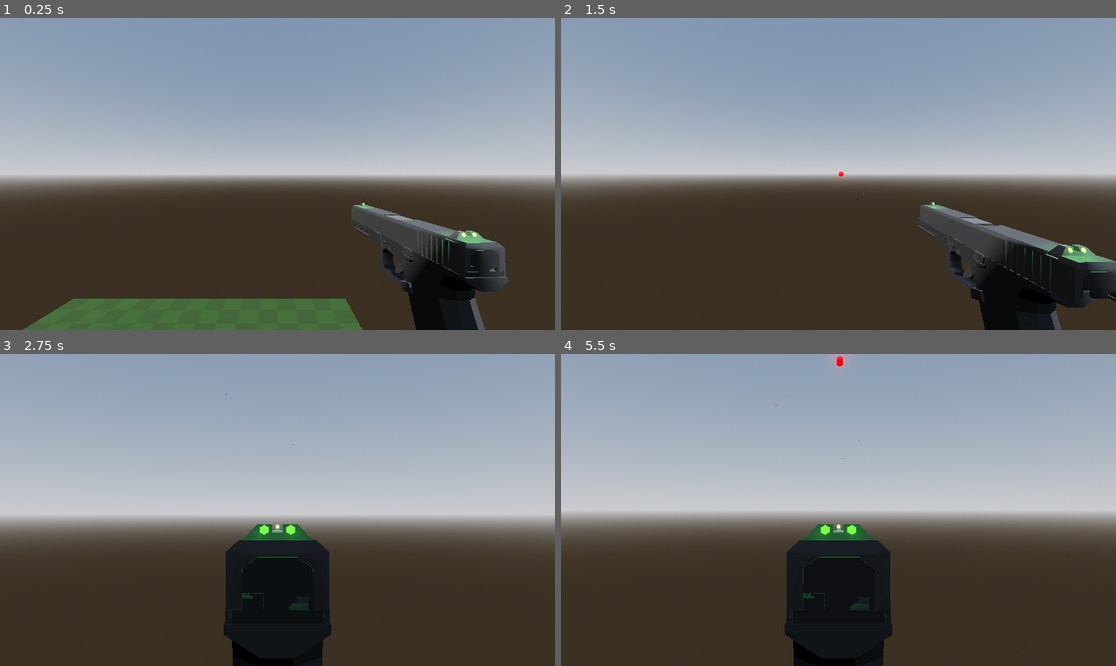
Above: before the commit, frames 1-4 (two rows, left to right).
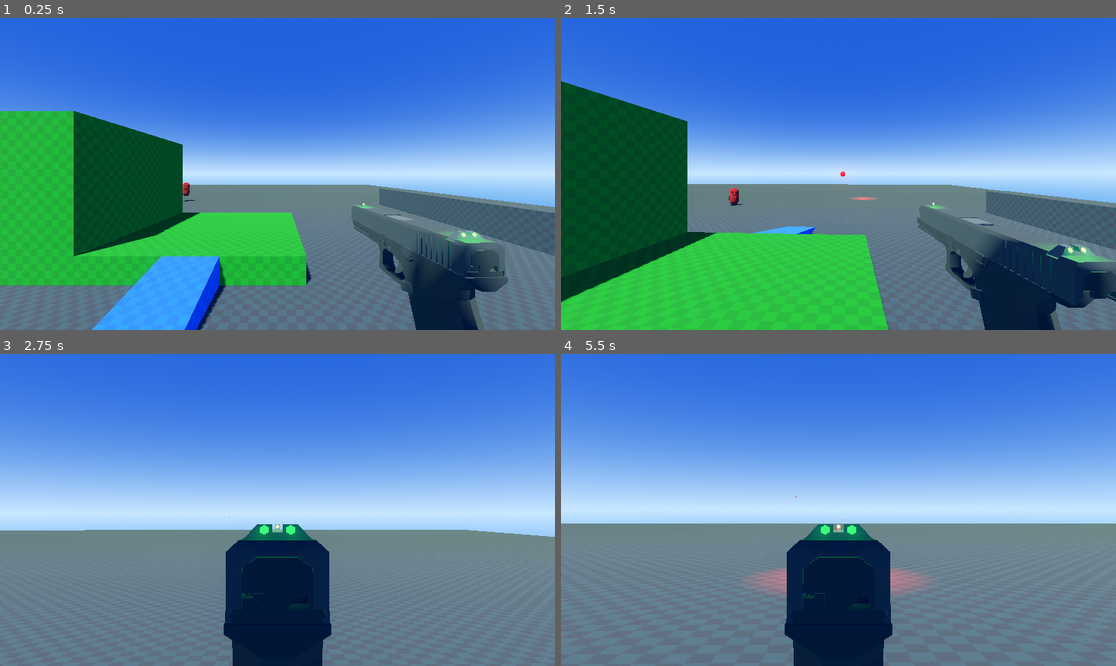
Above: after the commit, the same moments.

Repository: DavidLee36/rough-draft
Game: Godot game, scene res://scenes/levels/Level1.tscn
Same seed, same stepped clock (60 frames per second), same inputs: the game is played once before the commit and once after it.
Inputs (mouse positions are in pixels of both pictures, inside the frame that each line leads up to):
- Up to frame 1 (0.25 s): no input
- Up to frame 2 (1.5 s): move the mouse to (866, 174) at 0.52 s; hold Right mouse button (aim) 0.53-1.28 s; hold W (forward) from 0.53 s (still down); tap Space (jump) at 0.77 s; click (866, 174) at 0.8 s; move the mouse to (810, 174) at 1.27 s; click (810, 174) at 1.35 s
- Up to frame 3 (2.75 s): keep holding W (forward); tap Space (jump) at 1.52 s; right-click (249, 510) at 1.55 s; move the mouse to (288, 503) at 2.02 s; hold Right mouse button (aim) from 2.03 s (still down); click (288, 503) at 2.3 s
- Up to frame 4 (5.5 s): keep holding W (forward); move the mouse to (832, 516) at 2.77 s; release Right mouse button (aim) at 2.78 s; tap Shift (bullet_time) at 2.85 s; tap Space (jump) at 3.02, 3.77, 4.52 s; right-click (832, 516) at 3.05 s; move the mouse to (877, 513) at 3.52 s; hold G (mouse_capture) 3.53-4.28 s; click (877, 513) at 3.8 s; move the mouse to (794, 506) at 4.27 s; click (794, 506) at 4.35 s; right-click (794, 506) at 4.55 s; move the mouse to (844, 510) at 5.02 s; hold Right mouse button (aim) from 5.03 s (still down); click (844, 510) at 5.3 s

The runs differ from the first frame. In frame 1, 99% of the frame differs, in the area x 0-100%, y 0-100%; in frame 2, 99%; in frame 3, 100%; in frame 4, 100%.

Commit message:
environment adjustments and initial sounds

Diff:
--- a/scenes/equipment/pistol.tscn
+++ b/scenes/equipment/pistol.tscn
@@ -2,6 +2,7 @@
 
 [ext_resource type="PackedScene" uid="uid://bu8bnki7esv6a" path="res://assets/guns/low-poly_g17.glb" id="1_6aslv"]
 [ext_resource type="Script" uid="uid://bm7y4uia5nhcu" path="res://scripts/equipment/pistol.gd" id="2_tm5ee"]
+[ext_resource type="AudioStream" uid="uid://bemng6gy6jbdx" path="res://assets/sounds/647594__oneshotofficial__9mm-pistol-rapid-fire-10-shots.wav" id="3_tm5ee"]
 
 [sub_resource type="Animation" id="Animation_1e3ry"]
 length = 0.001
@@ -110,3 +111,7 @@
 light_color = Color(0, 1, 0, 1)
 omni_range = 0.1
 omni_attenuation = 0.05
+
+[node name="AudioStreamPlayer3D" type="AudioStreamPlayer3D" parent="." index="5" unique_id=101903611]
+transform = Transform3D(10, 0, 0, 0, 10, 0, 0, 0, 10, 0, 0, 0)
+stream = ExtResource("3_tm5ee")
--- a/scenes/levels/Level1.tscn
+++ b/scenes/levels/Level1.tscn
@@ -5,10 +5,15 @@
 [ext_resource type="Texture2D" uid="uid://c12rgicks8vt4" path="res://addons/proto-csgs/textures/dark/texture_08.png" id="5_68ib6"]
 [ext_resource type="PackedScene" uid="uid://vy48kj58lixm" path="res://scenes/characters/enemy_capsule.tscn" id="5_76cw8"]
 [ext_resource type="Texture2D" uid="uid://cxlqbjshgfnma" path="res://addons/proto-csgs/textures/light/texture_08.png" id="5_m00rq"]
+[ext_resource type="PackedScene" uid="uid://hcs1k41pp446" path="res://addons/proto-csgs/proto_csg_polygon_3d.tscn" id="6_76cw8"]
 
 [sub_resource type="ProceduralSkyMaterial" id="ProceduralSkyMaterial_5jgm0"]
-sky_horizon_color = Color(0.66224277, 0.6717428, 0.6867428, 1)
-ground_horizon_color = Color(0.66224277, 0.6717428, 0.6867428, 1)
+sky_top_color = Color(0.12, 0.28, 0.72, 1)
+sky_horizon_color = Color(0.62, 0.78, 0.98, 1)
+sky_curve = 0.09
+ground_bottom_color = Color(0.22, 0.45, 0.82, 1)
+ground_horizon_color = Color(0.62, 0.78, 0.98, 1)
+ground_curve = 0.05
 
 [sub_resource type="Sky" id="Sky_36ke7"]
 sky_material = SubResource("ProceduralSkyMaterial_5jgm0")
@@ -16,43 +21,59 @@
 [sub_resource type="Environment" id="Environment_riv1q"]
 background_mode = 2
 sky = SubResource("Sky_36ke7")
+ambient_light_source = 3
+ambient_light_energy = 1.2
 tonemap_mode = 2
+tonemap_exposure = 1.1
 glow_enabled = true
+glow_intensity = 0.6
+glow_bloom = 0.08
+fog_aerial_perspective = 0.25
 
-[sub_resource type="StandardMaterial3D" id="StandardMaterial3D_68ib6"]
+[sub_resource type="StandardMaterial3D" id="StandardMaterial3D_76cw8"]
+resource_local_to_scene = true
+albedo_texture = ExtResource("5_68ib6")
+uv1_offset = Vector3(0.5, 0.5, 0.5)
+uv1_triplanar = true
+grow = true
+
+[sub_resource type="StandardMaterial3D" id="StandardMaterial3D_m00rq"]
+resource_local_to_scene = true
+albedo_texture = ExtResource("5_68ib6")
+uv1_offset = Vector3(0.5, 0.5, 0.5)
+uv1_triplanar = true
+grow = true
+
+[sub_resource type="StandardMaterial3D" id="StandardMaterial3D_brv20"]
 resource_local_to_scene = true
 albedo_texture = ExtResource("5_68ib6")
 uv1_offset = Vector3(0.5, 0.5, 0.5)
 uv1_triplanar = true
 
-[sub_resource type="StandardMaterial3D" id="StandardMaterial3D_76cw8"]
+[sub_resource type="StandardMaterial3D" id="StandardMaterial3D_7d7pp"]
 resource_local_to_scene = true
-vertex_color_use_as_albedo = true
-albedo_color = Color(0.13725491, 0.22745098, 0.03137255, 1)
+albedo_color = Color(2.2862106e-07, 0.47285253, 6.738305e-07, 1)
 albedo_texture = ExtResource("5_m00rq")
 uv1_offset = Vector3(0.5, 0.5, 0.5)
 uv1_triplanar = true
 
-[sub_resource type="StandardMaterial3D" id="StandardMaterial3D_m00rq"]
+[sub_resource type="StandardMaterial3D" id="StandardMaterial3D_e5nfq"]
 resource_local_to_scene = true
-vertex_color_use_as_albedo = true
-albedo_color = Color(0.13725491, 0.22745098, 0.03137255, 1)
+albedo_color = Color(0.10779586, 0.34480074, 1, 1)
 albedo_texture = ExtResource("5_m00rq")
 uv1_offset = Vector3(0.5, 0.5, 0.5)
 uv1_triplanar = true
 
-[sub_resource type="StandardMaterial3D" id="StandardMaterial3D_brv20"]
+[sub_resource type="StandardMaterial3D" id="StandardMaterial3D_lha2r"]
 resource_local_to_scene = true
-vertex_color_use_as_albedo = true
-albedo_color = Color(0.13725491, 0.22745098, 0.03137255, 1)
+albedo_color = Color(0.10779586, 0.34480074, 1, 1)
 albedo_texture = ExtResource("5_m00rq")
 uv1_offset = Vector3(0.5, 0.5, 0.5)
 uv1_triplanar = true
 
-[sub_resource type="StandardMaterial3D" id="StandardMaterial3D_7d7pp"]
+[sub_resource type="StandardMaterial3D" id="StandardMaterial3D_6owa4"]
 resource_local_to_scene = true
-vertex_color_use_as_albedo = true
-albedo_color = Color(0.13725491, 0.22745098, 0.03137255, 1)
+albedo_color = Color(2.2862106e-07, 0.47285253, 6.738305e-07, 1)
 albedo_texture = ExtResource("5_m00rq")
 uv1_offset = Vector3(0.5, 0.5, 0.5)
 uv1_triplanar = true
@@ -67,46 +88,63 @@
 [node name="DirectionalLight3D" type="DirectionalLight3D" parent="Environment" unique_id=1579534077]
 transform = Transform3D(-0.8660254, -0.43301278, 0.25, 0, 0.49999997, 0.86602545, -0.50000006, 0.75, -0.43301266, 0, 9.772501, 0)
 layers = 3
+light_color = Color(0.9999986, 0.99584526, 0.71769387, 1)
+light_energy = 1.4
 shadow_enabled = true
+shadow_blur = 5.0
 
 [node name="Map" type="Node3D" parent="Environment" unique_id=2001549533]
 
+[node name="ProtoCSGBox3D6" parent="Environment/Map" unique_id=1863071489 instance=ExtResource("4_68ib6")]
+transform = Transform3D(-1, 0, -8.742278e-08, 0, 1, 0, 8.742278e-08, 0, -1, -32, 1, -14)
+size = Vector3(2, 2, 32)
+material = SubResource("StandardMaterial3D_76cw8")
+block_style = 7
+
+[node name="ProtoCSGBox3D5" parent="Environment/Map" unique_id=1303258028 instance=ExtResource("4_68ib6")]
+transform = Transform3D(-4.371139e-08, 0, 1, 0, 1, 0, -1, 0, -4.371139e-08, -15, 1, -29)
+size = Vector3(2, 2, 32)
+material = SubResource("StandardMaterial3D_m00rq")
+block_style = 7
+
 [node name="Ground" parent="Environment/Map" unique_id=1596527585 instance=ExtResource("4_68ib6")]
 transform = Transform3D(1, 0, 0, 0, 1, 0, 0, 0, 1, 0, -0.5, 0)
-size = Vector3(50, 1, 50)
-material = SubResource("StandardMaterial3D_68ib6")
+size = Vector3(100, 1, 100)
+material = SubResource("StandardMaterial3D_brv20")
 block_style = 7
 
 [node name="PlayerCapsule" parent="." unique_id=481567829 instance=ExtResource("3_x4si1")]
-transform = Transform3D(1, 0, 0, 0, 1, 0, 0, 0, 1, 15, 34, 3)
+transform = Transform3D(1, 0, 0, 0, 1, 0, 0, 0, 1, -18, 3, -24)
 
 [node name="CharacterCapsule" parent="." unique_id=76602923 instance=ExtResource("5_76cw8")]
 transform = Transform3D(1, 0, 0, 0, 1, 0, 0, 0, 1, -5, 1, 5)
 
-[node name="ProtoCSGBox3D3" parent="." unique_id=567946638 instance=ExtResource("4_68ib6")]
-transform = Transform3D(1, 0, 0, 0, 1, 0, 0, 0, 1, 16, 3, 2)
-size = Vector3(4, 2, 4)
-material = SubResource("StandardMaterial3D_76cw8")
+[node name="ProtoCSGBox3D" parent="." unique_id=1707224776 instance=ExtResource("4_68ib6")]
+transform = Transform3D(1, 0, 0, 0, 1, 0, 0, 0, 1, -15, 0.5, -13)
+size = Vector3(8, 1, 8)
+material = SubResource("StandardMaterial3D_7d7pp")
 block_color = 2
 block_style = 7
 
-[node name="ProtoCSGBox3D4" parent="." unique_id=1749608700 instance=ExtResource("4_68ib6")]
-transform = Transform3D(1, 0, 0, 0, 1, 0, 0, 0, 1, 16, 32, 4)
-size = Vector3(4, 2, 4)
-material = SubResource("StandardMaterial3D_m00rq")
+[node name="ProtoCSGPolygon3D" parent="." unique_id=2094885403 instance=ExtResource("6_76cw8")]
+transform = Transform3D(-4.371139e-08, 0, -1, 0, 1, 0, 1, 0, -4.371139e-08, -16, 0, -18)
+polygon = PackedVector2Array(-4, 0, 1, 1, 1, 1, 1, 0)
+depth = 2.0
+material = SubResource("StandardMaterial3D_e5nfq")
 block_color = 2
 block_style = 7
 
-[node name="ProtoCSGBox3D2" parent="." unique_id=1855268776 instance=ExtResource("4_68ib6")]
-transform = Transform3D(1, 0, 0, 0, 1, 0, 0, 0, 1, 8, 3, 2)
-size = Vector3(4, 2, 4)
-material = SubResource("StandardMaterial3D_brv20")
+[node name="ProtoCSGPolygon3D2" parent="." unique_id=1315780188 instance=ExtResource("6_76cw8")]
+transform = Transform3D(1.3113416e-07, 0, 1, 0, 1, 0, -1, 0, 1.3113416e-07, -14, 0, -8)
+polygon = PackedVector2Array(-4, 0, 1, 1, 1, 1, 1, 0)
+depth = 2.0
+material = SubResource("StandardMaterial3D_lha2r")
 block_color = 2
 block_style = 7
 
-[node name="ProtoCSGBox3D" parent="." unique_id=1774713766 instance=ExtResource("4_68ib6")]
-transform = Transform3D(1, 0, 0, 0, 1, 0, 0, 0, 1, 2, 1, 2)
-size = Vector3(4, 2, 4)
-material = SubResource("StandardMaterial3D_7d7pp")
+[node name="ProtoCSGBox3D2" parent="." unique_id=246663228 instance=ExtResource("4_68ib6")]
+transform = Transform3D(1, 0, 0, 0, 1, 0, 0, 0, 1, -7, 3, -13)
+size = Vector3(8, 6, 8)
+material = SubResource("StandardMaterial3D_6owa4")
 block_color = 2
 block_style = 7
--- a/scripts/equipment/pistol.gd
+++ b/scripts/equipment/pistol.gd
@@ -2,6 +2,7 @@
 
 @onready var anim_player = $Sketchfab_model/Root/Armature/AnimationPlayer
 @onready var ray = $RayCast3D
+@onready var audio_player = $AudioStreamPlayer3D
 
 @export var bullet_spread := 2
 
@@ -18,6 +19,10 @@
 func shoot(spread: bool) -> void:
 	if anim_player.is_playing(): return # shoot speed based on animation
 	anim_player.play("SlideBack")
+	audio_player.play()
+	_spawn_bullet(spread)
+
+func _spawn_bullet(spread: bool) -> void:
 	bullet = basic_bullet.instantiate()
 	bullet.shooter = owner
 	bullet.position = ray.global_position
Not shown, changed: addons/proto-csgs/textures/light/texture_01.png.import
Not shown, changed: addons/proto-csgs/textures/light/texture_02.png.import
Not shown, changed: addons/proto-csgs/textures/red/texture_06.png.import
Not shown, changed: addons/proto-csgs/textures/red/texture_09.png.import
Not shown, changed: addons/proto-csgs/textures/red/texture_13.png.import
Not shown, added: assets/sounds/647594__oneshotofficial__9mm-pistol-rapid-fire-10-shots.wav.import
Not shown, added: assets/sounds/647594__oneshotofficial__9mm-pistol-rapid-fire-10-shots.wav
